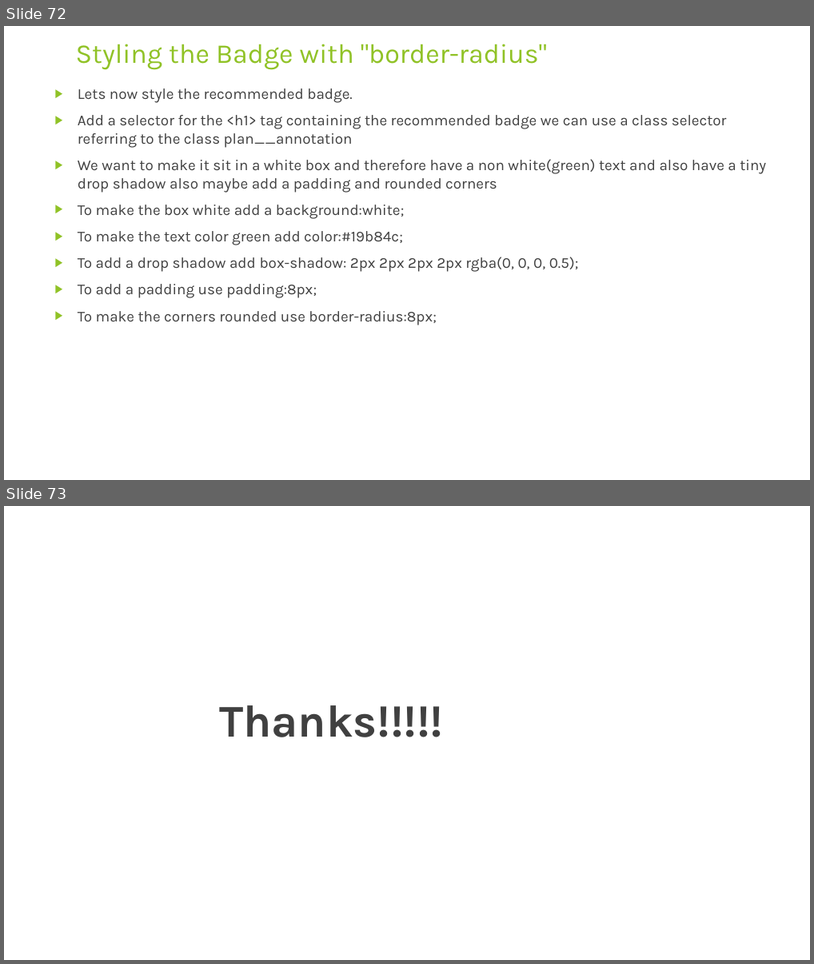
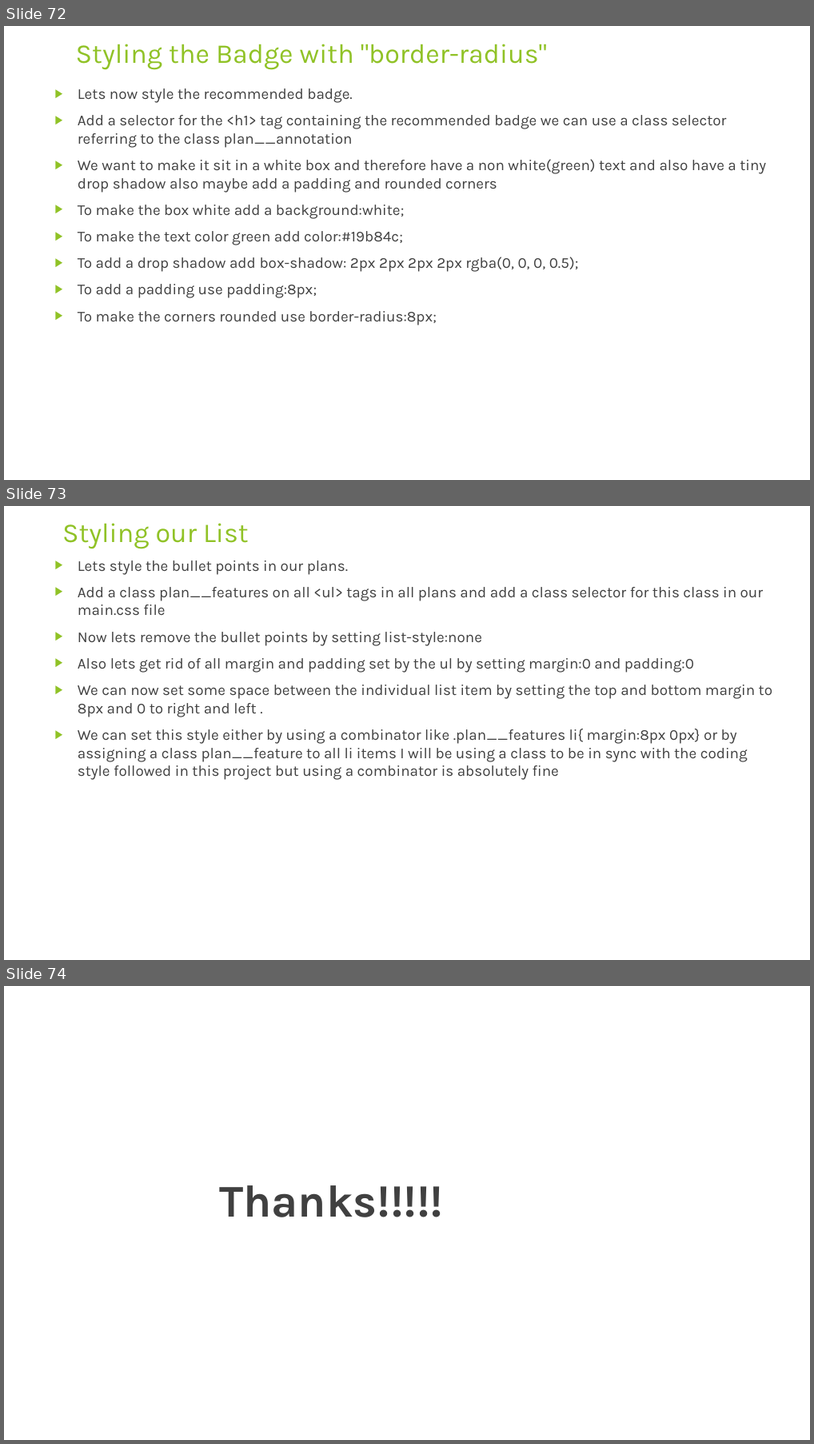
Before and after one commit to rudhrainfogain/CSS, a slide deck: PPT/Css-v5.pptx. Shown one above the other, each under a label of ours: slides 72 and 73 before the commit, slides 72, 73 and 74 after it. The pictures are 814x964 and 814x1444 pixels, drawn with LibreOffice and Linux fonts; fonts in the diff are those of the drawing. Boxes give left, top, right and bottom in pixels: in the first picture for what was removed or moved away, otherwise in the second. Text is boxed around its words. In the diff, an @@ line names an element or a change of style, - is before the commit and + after.

Commit message:
StylingTheList

```diff
--- a/PPT/Css-v5.pptx
+++ b/PPT/Css-v5.pptx
@@ slide 73 added at <box>4,506,810,960</box>, background #FFFFFF @@
@@ title added at <box>62,523,249,548</box>, 32.4 pt, text #90C226 @@
+Styling our List
@@ text added at <box>78,560,773,780</box>, 18 pt, text #404040 @@
+▶ Lets style the bullet points in our plans.
+▶ Add a class plan__features on all <ul> tags in all plans and add a class selector for this class in our main.css file
+▶ Now lets remove the bullet points by setting list-style:none
+▶ Also lets get rid of all margin and padding set by the ul by setting margin:0 and padding:0
+▶ We can now set some space between the individual list item by setting the top and bottom margin to 8px and 0 to right and left .
+▶ We can set this style either by using a combinator like .plan__features li{ margin:8px 0px} or by assigning a class plan__feature to all li items I will be using a class to be in sync with the coding style followed in this project but using a combinator is absolutely fine
@@ what was slide 73 is now slide 74 @@
```
Also in this commit, not shown: 2 other files.
